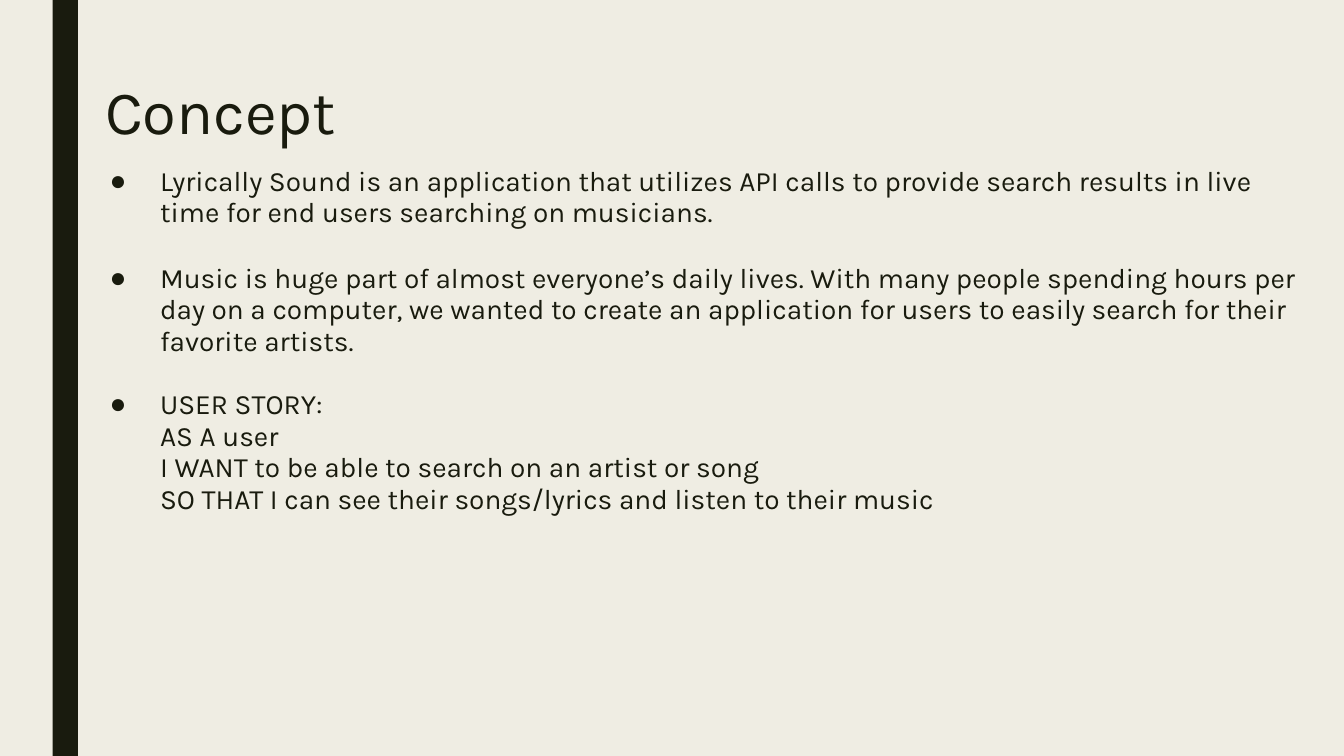
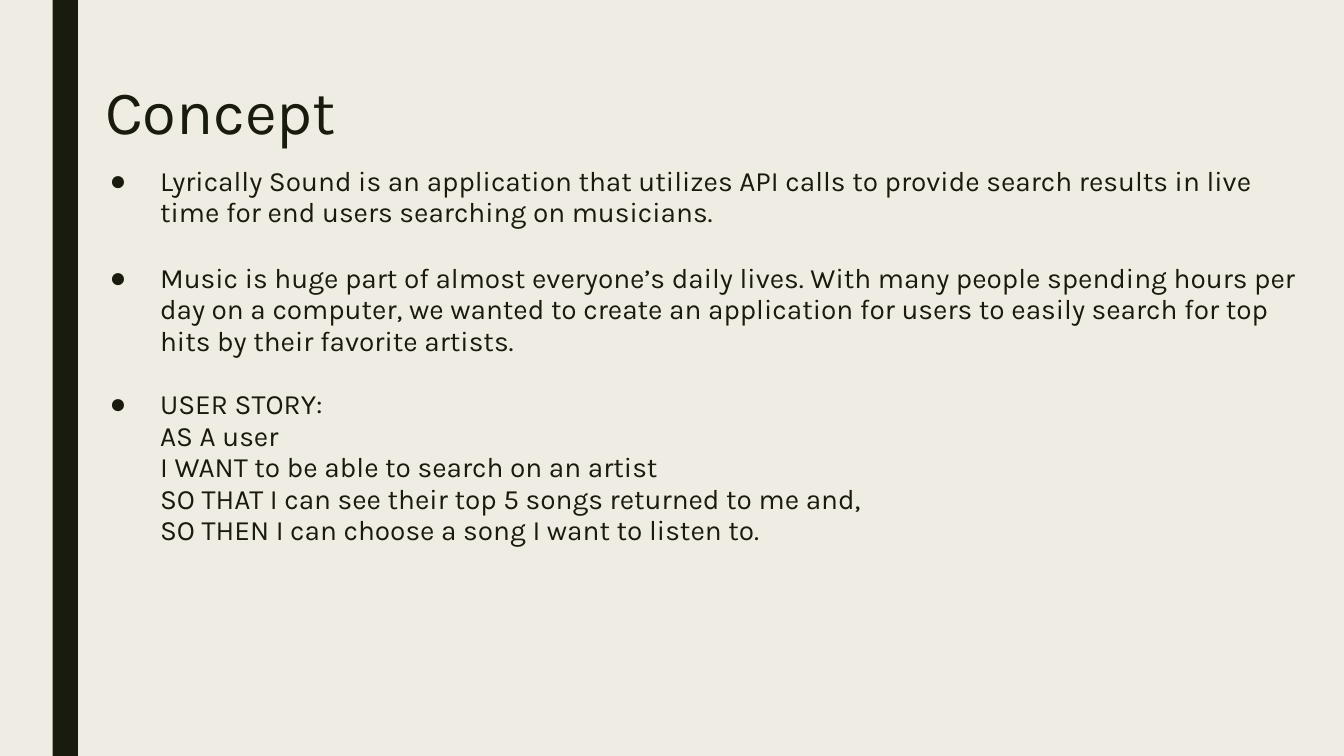
Before and after one commit to andreahayward/LyricallySound, a slide deck: slide 3 of Assets/Project Presentation Template.pptx. Drawn at 1344x756 pixels with LibreOffice and Linux fonts; fonts in the diff are those of the drawing. Boxes give left, top, right and bottom in pixels: in the first picture for what was removed or moved away, otherwise in the second. Text is boxed around its words. In the diff, an @@ line names an element or a change of style, - is before the commit and + after.

```diff
--- a/Assets/Project Presentation Template.pptx
+++ b/Assets/Project Presentation Template.pptx
@@ text at (160, 268, 1295, 547): text changed @@
-● Music is huge part of almost everyone’s daily lives. With many people spending hours per day on a computer, we wanted to create an application for users to easily search for their favorite artists.
-● USER STORY:
-  AS A user
-  I WANT to be able to search on an artist or song
-  SO THAT I can see their songs/lyrics and listen to their music
+● Music is huge part of almost everyone’s daily lives. With many people spending hours per day on a computer, we wanted to create an application for users to easily search for top hits by their favorite artists.
+● USER STORY:
+  AS A user
+  I WANT to be able to search on an artist
+  SO THAT I can see their top 5 songs returned to me and,
+  SO THEN I can choose a song I want to listen to.
```
Also in this commit, not shown: 3 other slides changed, 1 slide added, 1 slide removed, 4 other files.
